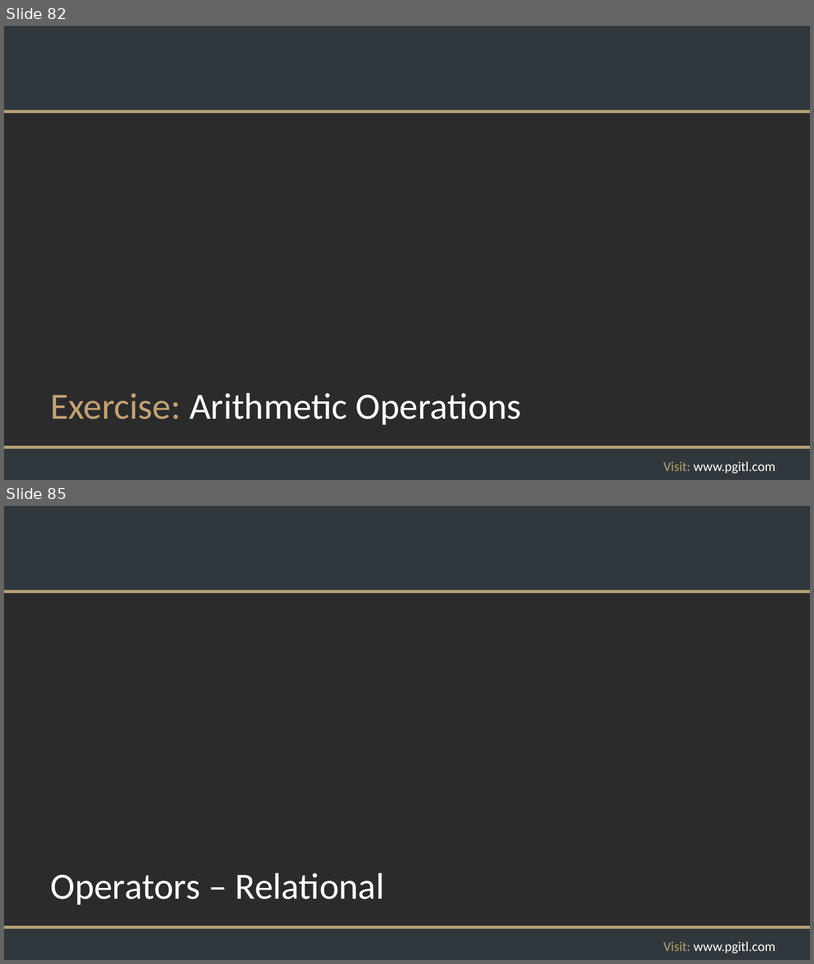
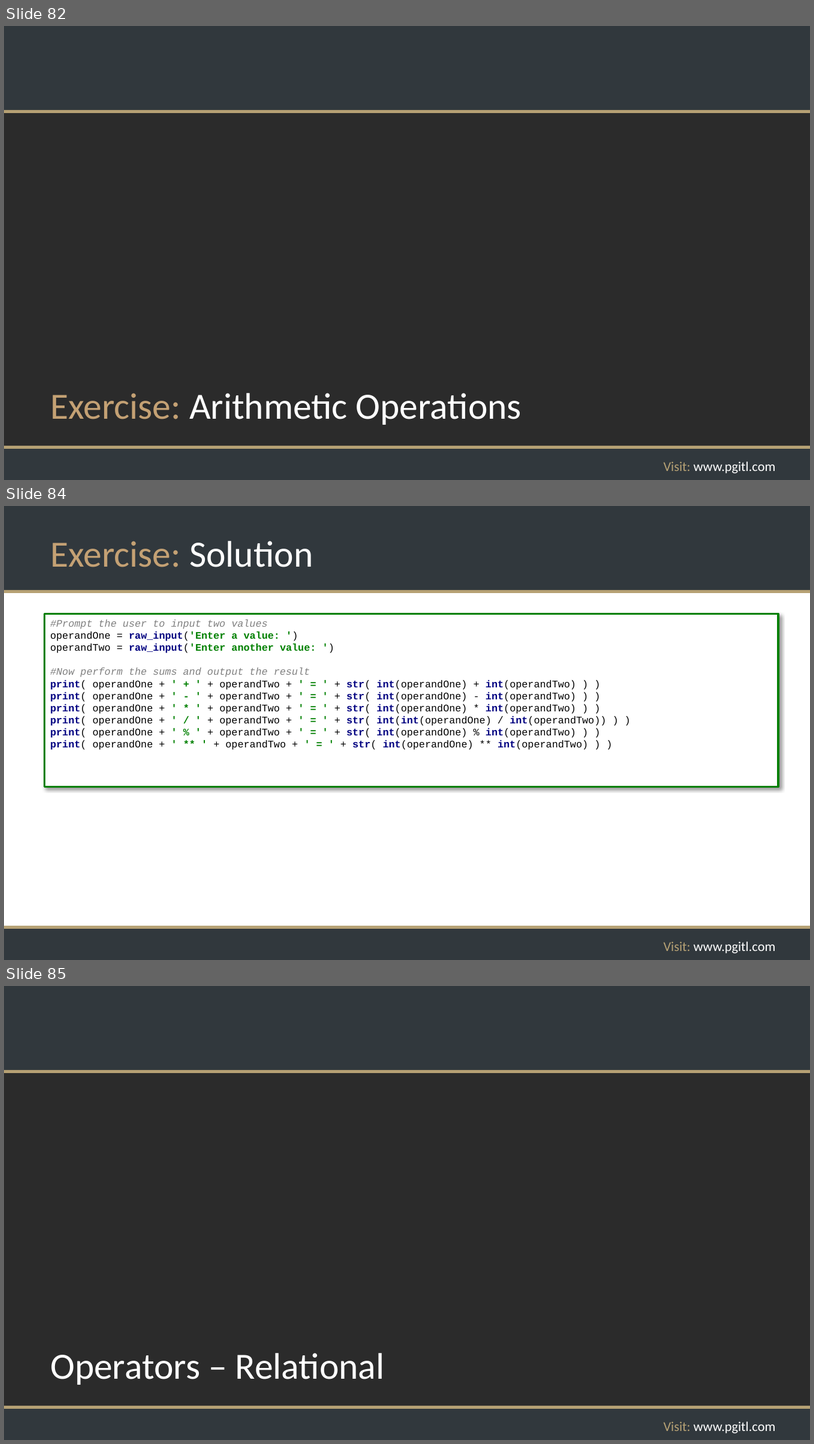
Before and after one commit to rikkouri/project-a, a slide deck: Programming Foundations.pptx. Shown one above the other, each under a label of ours: slides 82 and 85 before the commit, slides 82, 84 and 85 after it; the slides between them are not shown. The pictures are 814x964 and 814x1444 pixels, drawn with LibreOffice and Linux fonts; fonts in the diff are those of the drawing; background and template pictures are left out; a plain dark background stands for a picture behind light text. Boxes give left, top, right and bottom in pixels: in the first picture for what was removed or moved away, otherwise in the second. Text is boxed around its words. In the diff, an @@ line names an element or a change of style, - is before the commit and + after.

```diff
--- a/Programming Foundations.pptx
+++ b/Programming Foundations.pptx
@@ slide 84 added at box(4, 506, 810, 960), background #FFFFFF; not listed: 5 template elements that a slide beside it also shows @@
@@ title added at box(50, 541, 313, 567), 44 pt, text #C4A174 @@
+Exercise: Solution
@@ rectangle added at box(45, 613, 779, 787), fill #FFFFFF, outline #008000 2.25 pt, 12 pt, text #000000 @@
+#Prompt the user to input two values
+operandOne = raw_input('Enter a value: ')
+operandTwo = raw_input('Enter another value: ')
+#Now perform the sums and output the result
+print( operandOne + ' + ' + operandTwo + ' = ' + str( int(operandOne) + int(operandTwo) ) )
+print( operandOne + ' - ' + operandTwo + ' = ' + str( int(operandOne) - int(operandTwo) ) )
+print( operandOne + ' * ' + operandTwo + ' = ' + str( int(operandOne) * int(operandTwo) ) )
+print( operandOne + ' / ' + operandTwo + ' = ' + str( int(int(operandOne) / int(operandTwo)) ) )
+print( operandOne + ' % ' + operandTwo + ' = ' + str( int(operandOne) % int(operandTwo) ) )
+print( operandOne + ' ** ' + operandTwo + ' = ' + str( int(operandOne) ** int(operandTwo) ) )
```
Also in this commit, not shown: 6 slides changed, 1 slide removed.
